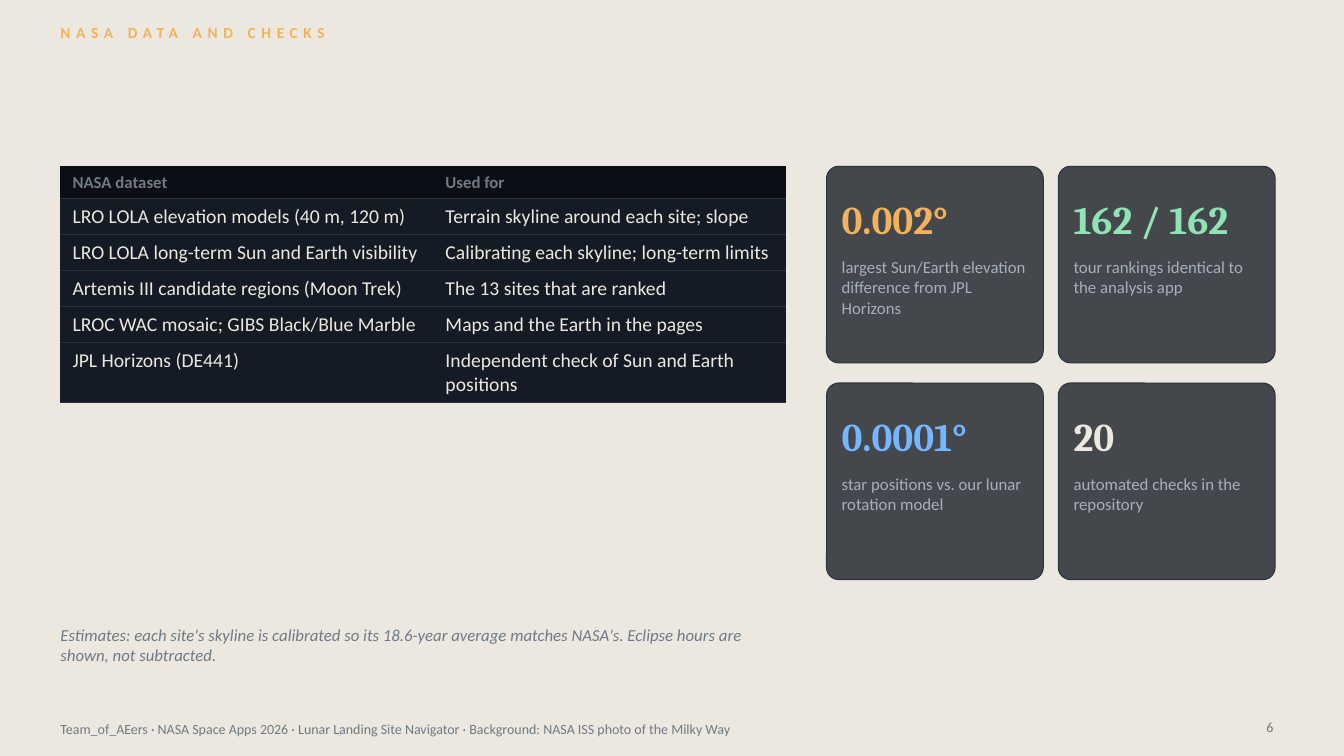
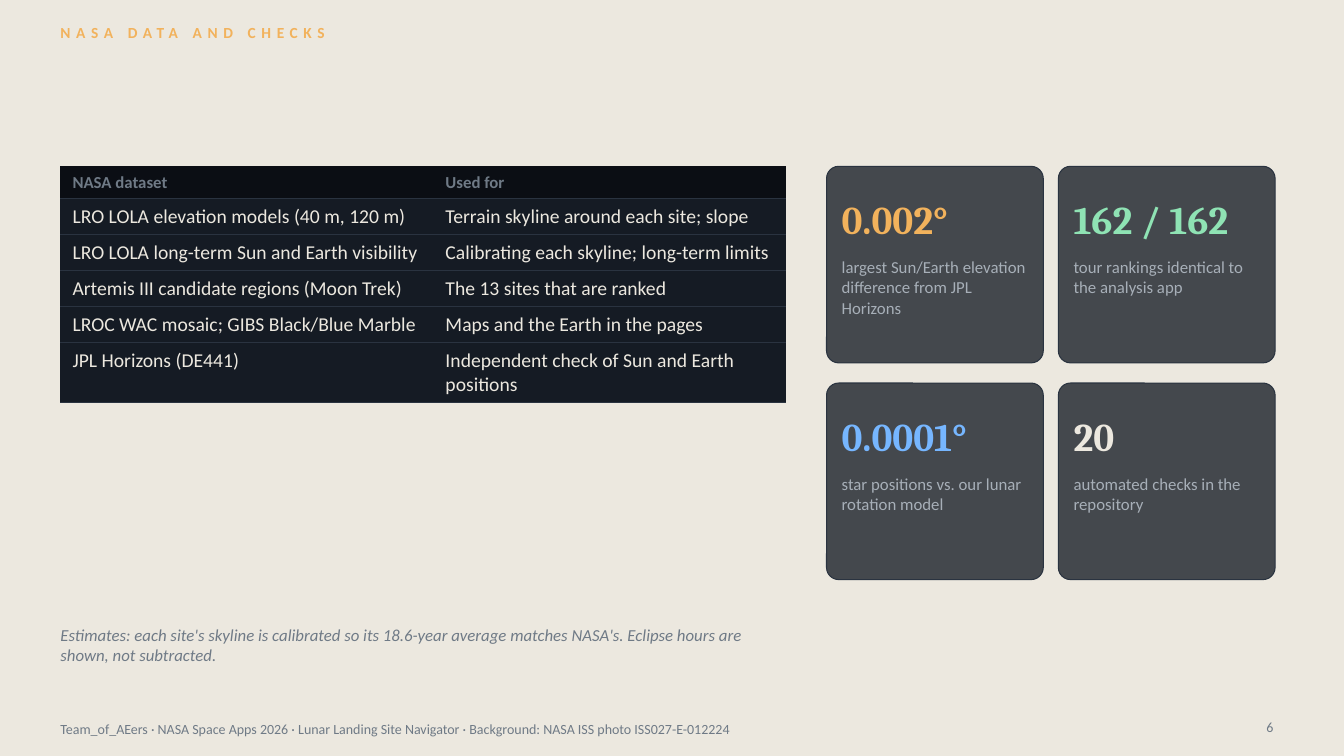
Before and after one commit to quentinliu-a11y/Lunar_Landing_Optimal_System, a slide deck: slide 6 of docs/demo/Lunar_Landing_Navigator_TeamOfAEers.pptx. Drawn at 1344x756 pixels with LibreOffice and Linux fonts; fonts in the diff are those of the drawing; background and template pictures are left out. Boxes give left, top, right and bottom in pixels: in the first picture for what was removed or moved away, otherwise in the second. Text is boxed around its words. In the diff, an @@ line names an element or a change of style, - is before the commit and + after.

```diff
--- a/docs/demo/Lunar_Landing_Navigator_TeamOfAEers.pptx
+++ b/docs/demo/Lunar_Landing_Navigator_TeamOfAEers.pptx
@@ text at box(60, 724, 729, 737): text changed @@
-Team_of_AEers · NASA Space Apps 2026 · Lunar Landing Site Navigator · Background: NASA ISS photo of the Milky Way
+Team_of_AEers · NASA Space Apps 2026 · Lunar Landing Site Navigator · Background: NASA ISS photo ISS027-E-012224
```
Also in this commit, not shown: 6 other slides changed, 3 other files.
